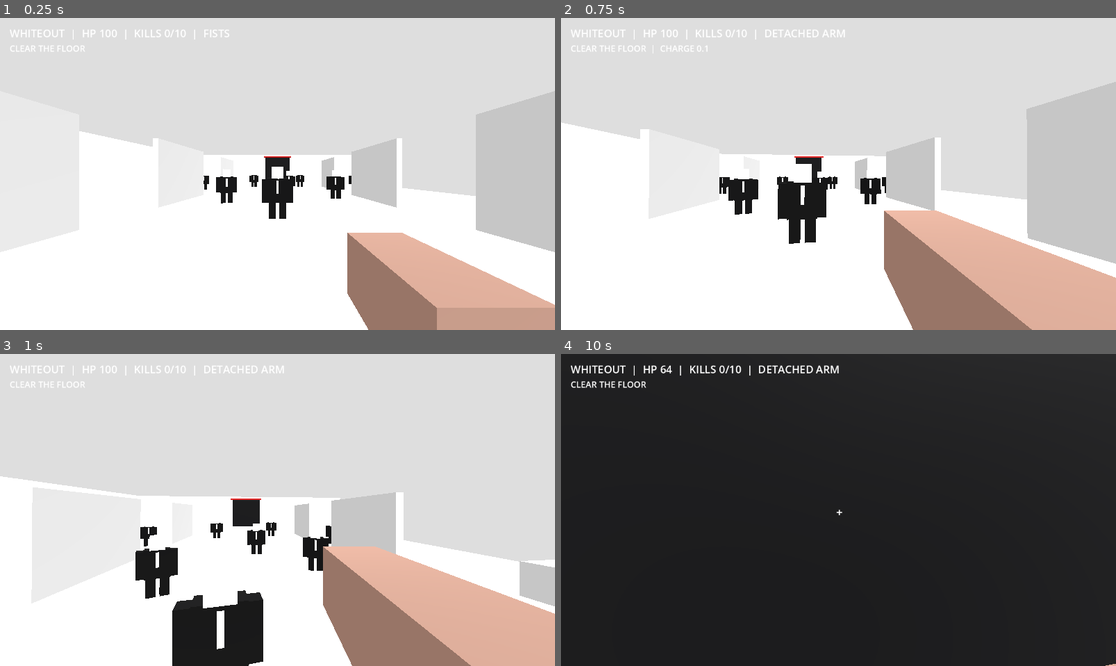
Above: before the commit, frames 1-4 (two rows, left to right).
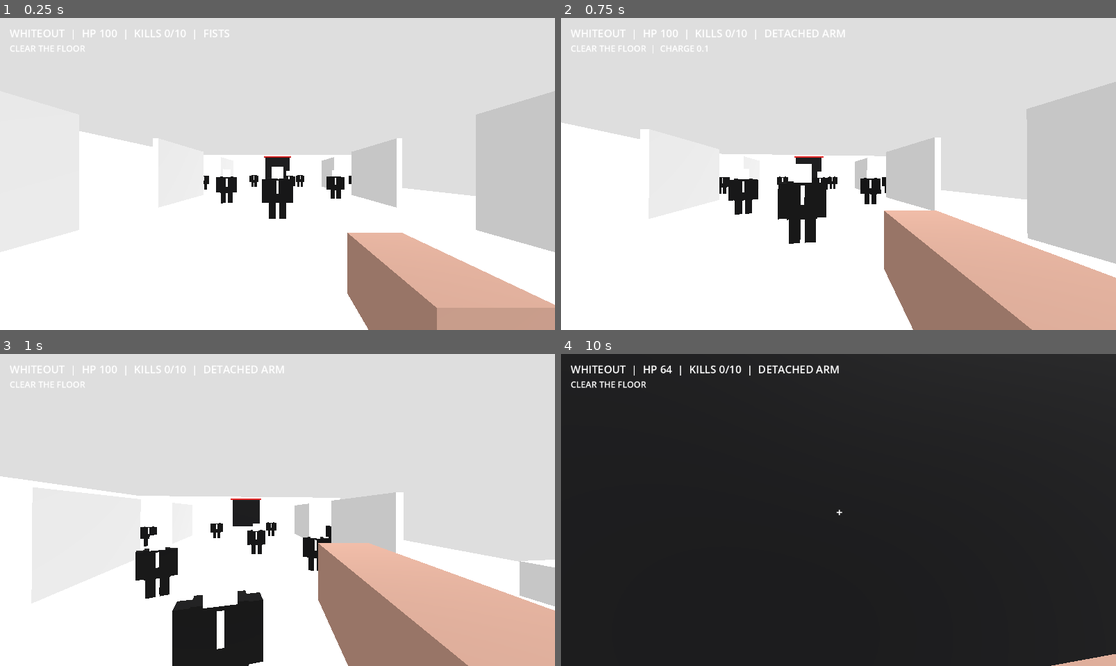
Above: after the commit, the same moments.

Repository: seanfishQAQ-beep/sean
Game: Godot game, scene res://scenes/main.tscn
The game is run twice, just before and just after one commit, with the same random seed, the same clock (stepped at 60 frames per second) and the same inputs.
Inputs (mouse positions are in pixels of both pictures, inside the frame that each line leads up to):
- Up to frame 1 (0.25 s): no input
- Up to frame 2 (0.75 s): tap Enter at 0.5 s; move the mouse to (866, 174) at 0.52 s; hold W (move_forward) from 0.53 s (still down); tap Z at 0.6 s; click (866, 174) at 0.67 s
- Up to frame 3 (1 s): keep holding W (move_forward); tap Space at 0.77 s
- Up to frame 4 (10 s): move the mouse to (810, 510) at 1.27 s; tap E every 2.25 s from 1.35 to 8.1 s; tap Space at 1.52, 3.02, 3.77, 4.52, 5.75, 6.02, 6.77, 7.25, 7.52, 8.75, 9.02, 9.77 s; move the mouse to (849, 503) at 2.02 s; hold Shift 2.03-2.78 s; move the mouse to (832, 516) at 2.77 s; tap Z every 2.25 s from 2.85 to 9.6 s; click (832, 516) at 2.92 s; move the mouse to (877, 513) at 3.52 s; move the mouse to (794, 506) at 4.27 s; tap Shift at 4.35, 8.85 s; move the mouse to (844, 510) at 5.02 s; click (844, 510) at 5.17 s; move the mouse to (816, 503) at 5.77 s; release W (move_forward) at 5.78 s; hold D (move_right) 5.78-6.53 s; tap Enter at 6.5, 8 s; move the mouse to (866, 510) at 6.52 s; hold Shift 6.53-7.28 s; hold W (move_forward) 6.53-8.78 s; move the mouse to (810, 510) at 7.27 s; click (810, 510) at 7.42 s; move the mouse to (849, 503) at 8.02 s; move the mouse to (832, 516) at 8.77 s; hold A (move_left) 8.78-9.53 s; move the mouse to (877, 513) at 9.52 s; hold W (move_forward) from 9.53 s (still down); click (877, 513) at 9.67 s

Frames 1-2 are identical in both runs. In frame 3, 0.7% of the frame differs, in the area x 57-100%, y 60-100%; in frame 4, 0.2%.

Commit message:
Add first-person punch extension and recovery animation

Diff:
--- a/scripts/player.gd
+++ b/scripts/player.gd
@@ -13,6 +13,8 @@
 var camera: Camera3D
 var hand: MeshInstance3D
 var game: Node
+var punch_tween: Tween
+const HAND_REST := Vector3(0.48, -0.44, -0.72)
 
 func _ready() -> void:
     collision_layer = 1
@@ -35,7 +37,7 @@
     var mat := StandardMaterial3D.new()
     mat.albedo_color = Color(0.66, 0.51, 0.45)
     hand.material_override = mat
-    hand.position = Vector3(0.48, -0.44, -0.72)
+    hand.position = HAND_REST
     camera.add_child(hand)
     Input.mouse_mode = Input.MOUSE_MODE_CAPTURED
 
@@ -80,6 +82,7 @@
         return
     var heavy := charge > 0.4 or detached
     attack_cooldown = 0.55 if detached else (0.4 if heavy else 0.18)
+    _animate_punch(heavy)
     var candidates := get_tree().get_nodes_in_group("enemies")
     var origin := camera.global_position
     var forward := -camera.global_transform.basis.z
@@ -102,6 +105,15 @@
         if strikes >= 3:
             break
 
+func _animate_punch(heavy: bool) -> void:
+    if punch_tween != null and punch_tween.is_valid():
+        punch_tween.kill()
+    hand.position = HAND_REST
+    punch_tween = create_tween()
+    var reach := Vector3(0.12, -0.2, -1.35 if heavy else -1.1)
+    punch_tween.tween_property(hand, "position", reach, 0.07).set_trans(Tween.TRANS_QUAD).set_ease(Tween.EASE_OUT)
+    punch_tween.tween_property(hand, "position", HAND_REST, 0.22 if heavy else 0.1).set_trans(Tween.TRANS_QUAD).set_ease(Tween.EASE_IN_OUT)
+
 func _finish_or_interact() -> void:
     for e in get_tree().get_nodes_in_group("enemies"):
         if is_instance_valid(e) and not e.dead and e.stunned > 0 and global_position.distance_to(e.global_position) < 2.4:
